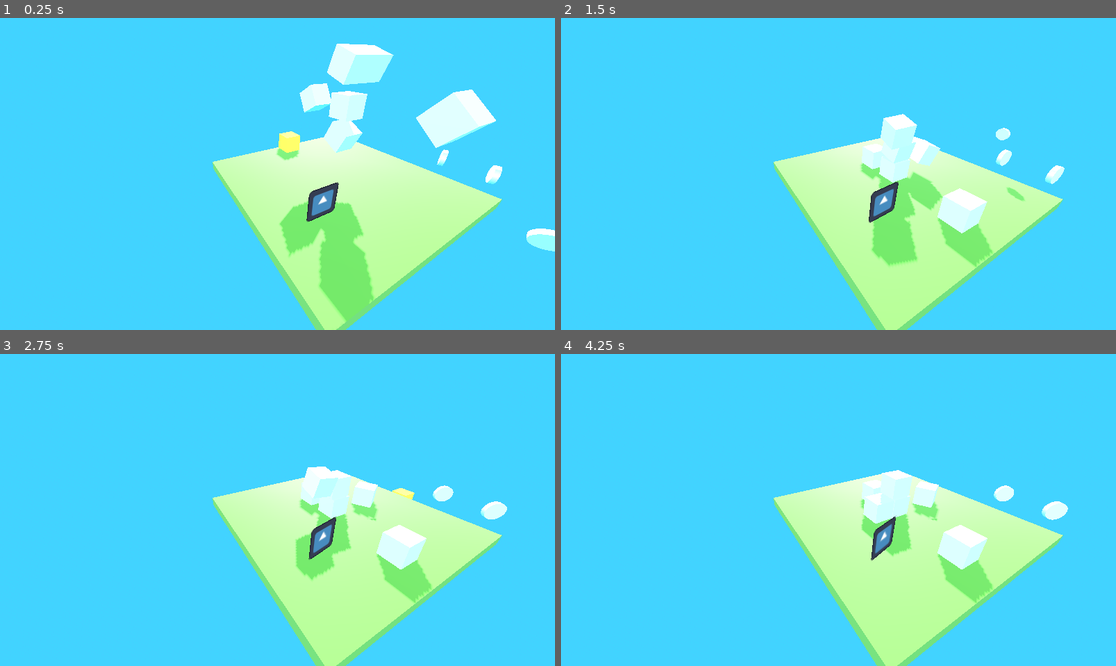
Above: before the commit, frames 1-4 (two rows, left to right).
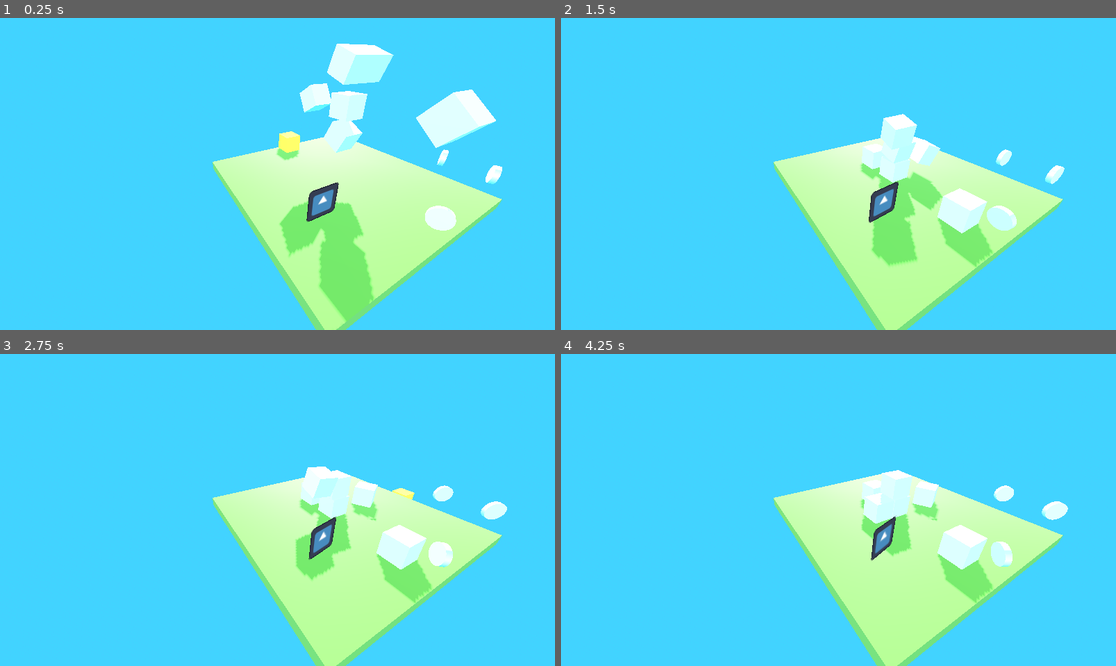
Above: after the commit, the same moments.

Repository: anaktas24/Godot-3D
Game: Godot game, scene res://level1.tscn
Same seed, same stepped clock (60 frames per second), same inputs: the game is played once before the commit and once after it. The engine's default icon, where the game draws it, is replaced by a stand-in: a white triangle on a blue panel in a dark square.
Inputs:
- Up to frame 1 (0.25 s): no input
- Up to frame 2 (1.5 s): tap Enter (ui_accept) at 0.5, 0.77 s; hold Right (ui_right) 0.53-1.28 s; hold Down (ui_down) from 1.28 s (still down)
- Up to frame 3 (2.75 s): tap Enter (ui_accept) at 1.52 s; release Down (ui_down) at 2.03 s; hold Right (ui_right) from 2.03 s (still down)
- Up to frame 4 (4.25 s): release Right (ui_right) at 2.78 s; hold Up (ui_up) 2.78-3.53 s; tap Enter (ui_accept) at 3.02, 3.77 s; hold Left (ui_left) from 3.53 s (still down)

The runs differ from the first frame. In frame 1, 0.7% of the frame differs, in the area x 76-100%, y 60-75%; in frame 2, 0.5%; in frame 3, 0.3%; in frame 4, 0.3%.

Commit message:
Update level1.tscn

Diff:
--- a/level1.tscn
+++ b/level1.tscn
@@ -85,11 +85,11 @@
 [node name="Coin1" parent="." instance=ExtResource("5_b6ubc")]
 transform = Transform3D(0.00272801, -0.103694, -0.994605, -0.999654, -0.0262991, 0, -0.0261572, 0.994261, -0.10373, 1.90105, 2.03429, 3.34904)
 
-[node name="Coin1" parent="Coin1" instance=ExtResource("5_b6ubc")]
-transform = Transform3D(0.00272801, -0.103694, -0.994605, -0.999654, -0.0262991, 0, -0.0261572, 0.994261, -0.10373, 0.102027, 1.98696, 3.34904)
-
 [node name="Coin2" parent="." instance=ExtResource("5_b6ubc")]
 transform = Transform3D(0.00272801, -0.103694, -0.994605, -0.999654, -0.0262991, 0, -0.0261572, 0.994261, -0.10373, 1.90105, 2.03429, 4.83425)
 
 [node name="WorldEnvironment" type="WorldEnvironment" parent="."]
 environment = SubResource("Environment_tq827")
+
+[node name="Coin3" parent="." instance=ExtResource("5_b6ubc")]
+transform = Transform3D(0.129682, -0.986453, 0.100457, 0.0235629, 0.10435, 0.994261, -0.991275, -0.126571, 0.036776, -1.63568, 1.88004, 4.97453)
